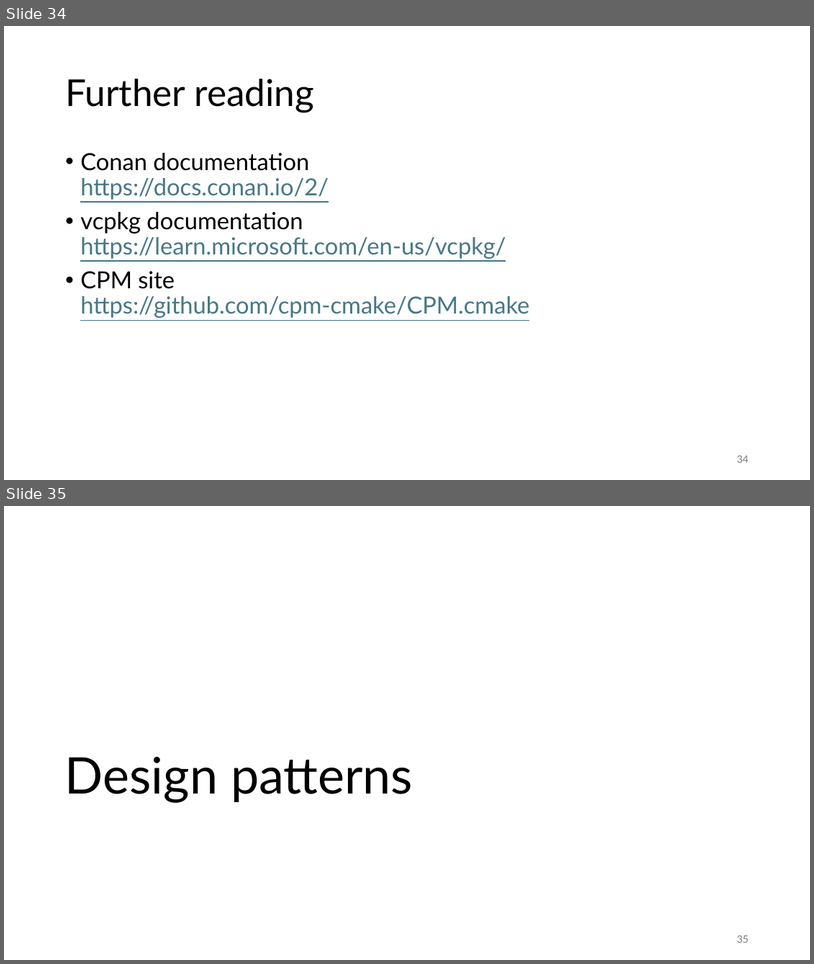
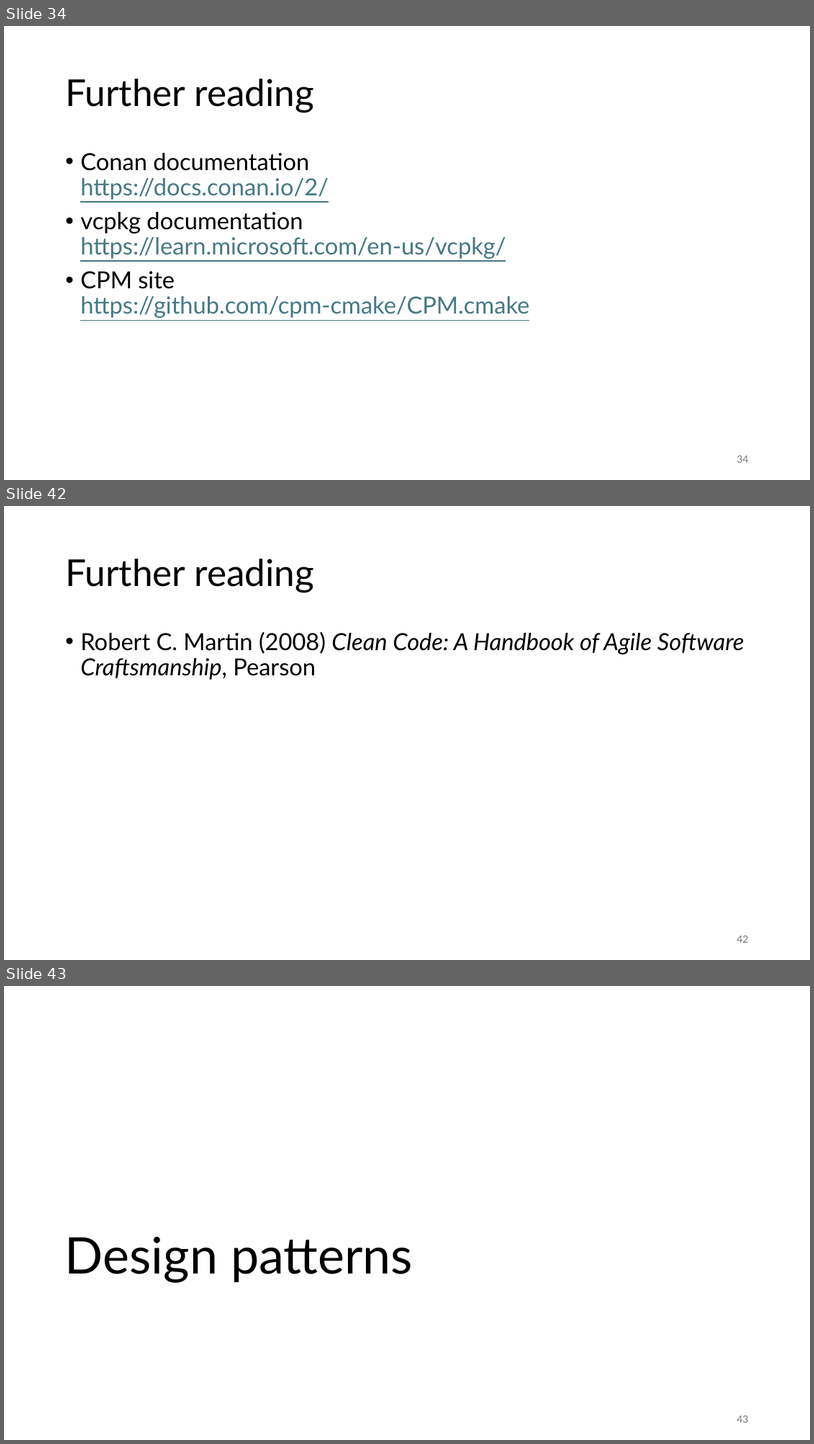
Before and after one commit to gjbex/C-plus-plus-software-engineering, a slide deck: cpp_software_engineering.pptx. Shown one above the other, each under a label of ours: slides 34 and 35 before the commit, slides 34, 42 and 43 after it; the slides between them are not shown. The pictures are 814x964 and 814x1444 pixels, drawn with LibreOffice and Linux fonts; fonts in the diff are those of the drawing. Boxes give left, top, right and bottom in pixels: in the first picture for what was removed or moved away, otherwise in the second. Text is boxed around its words. In the diff, an @@ line names an element or a change of style, - is before the commit and + after.

```diff
--- a/cpp_software_engineering.pptx
+++ b/cpp_software_engineering.pptx
@@ slide 42 added at (4, 506, 810, 960), background #FFFFFF @@
@@ title added at (65, 559, 315, 592), 44 pt, text #000000 @@
+Further reading
@@ text added at (80, 632, 744, 680), 28 pt, text #000000, italic @@
+• Robert C. Martin (2008) Clean Code: A Handbook of Agile Software Craftsmanship, Pearson
@@ page number added at (737, 935, 748, 942), 12 pt, text #797979 @@
+42
@@ what was slide 35 is now slide 43 @@
@@ page number at (737, 1415, 748, 1422): text changed @@
-35
+43
```
Also in this commit, not shown: 4 slides changed, 8 other slides added.
